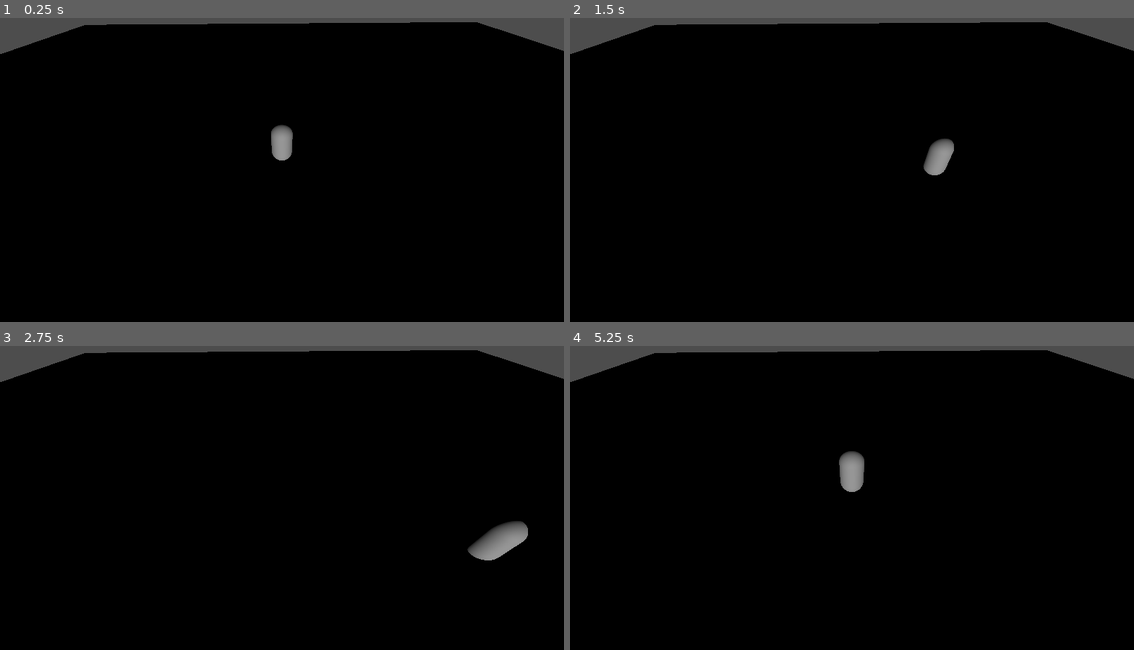
Above: before the commit, frames 1-4 (two rows, left to right).
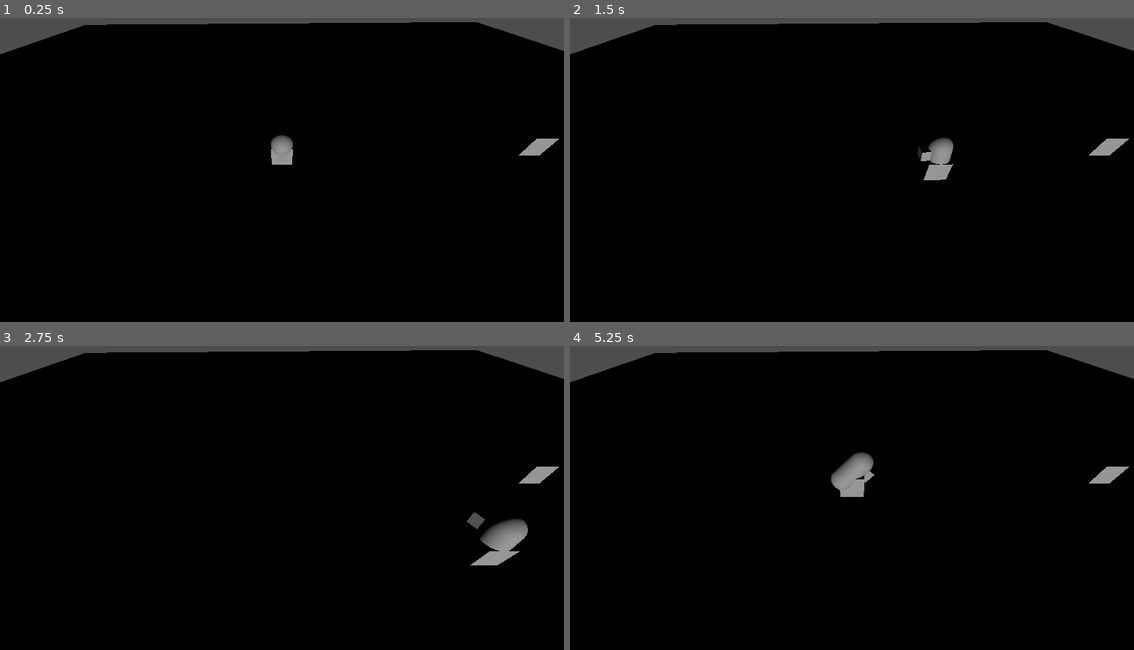
Above: after the commit, the same moments.

Repository: Boyquotes/Mech-Farmer
Game: Godot game, scene res://levels/debug.tscn
The game is run twice, just before and just after one commit, with the same random seed, the same clock (stepped at 60 frames per second) and the same inputs.
Inputs (mouse positions are in pixels of both pictures, inside the frame that each line leads up to):
- Up to frame 1 (0.25 s): no input
- Up to frame 2 (1.5 s): tap Enter (ui_accept) at 0.5, 0.77 s; move the mouse to (976, 148) at 0.52 s; hold Right (ui_right) 0.53-1.28 s; move the mouse to (739, 179) at 1.27 s; hold Down (ui_down) from 1.28 s (still down)
- Up to frame 3 (2.75 s): tap Enter (ui_accept) at 1.52 s; move the mouse to (338, 422) at 2.02 s; release Down (ui_down) at 2.03 s; hold Right (ui_right) from 2.03 s (still down)
- Up to frame 4 (5.25 s): move the mouse to (823, 555) at 2.77 s; release Right (ui_right) at 2.78 s; hold Up (ui_up) 2.78-3.53 s; tap Enter (ui_accept) at 3.02, 3.77, 4.52 s; move the mouse to (1021, 540) at 3.52 s; hold Left (ui_left) 3.53-5.03 s; move the mouse to (682, 443) at 4.27 s; move the mouse to (880, 491) at 5.02 s; hold Down (ui_down) from 5.03 s (still down)

The runs differ from the first frame. In frame 1, 0.5% of the frame differs, in the area x 47-100%, y 35-49%; in frame 2, 0.5%; in frame 3, 0.7%; in frame 4, 0.7%, in the area x 46-100%, y 34-50%.

Commit message:
mouse look enabled

Diff:
--- a/levels/debug.tscn
+++ b/levels/debug.tscn
@@ -12,12 +12,16 @@
 material = SubResource("StandardMaterial3D_0f2dy")
 size = Vector3(60, 2, 60)
 
-[sub_resource type="CapsuleShape3D" id="CapsuleShape3D_5ngwt"]
-
 [sub_resource type="CapsuleMesh" id="CapsuleMesh_uowiw"]
 
 [sub_resource type="BoxMesh" id="BoxMesh_gtv21"]
 size = Vector3(0.5, 0.5, 0.5)
+
+[sub_resource type="BoxShape3D" id="BoxShape3D_2rab0"]
+
+[sub_resource type="BoxMesh" id="BoxMesh_7kcu7"]
+
+[sub_resource type="BoxMesh" id="BoxMesh_wgnmo"]
 
 [node name="Main" type="Node"]
 
@@ -33,18 +37,31 @@
 transform = Transform3D(1, 0, 0, 0, 1, 0, 0, 0, 1, 0, 2.07451, 0)
 script = ExtResource("1_ata1u")
 
+[node name="Torso" type="Node3D" parent="Player"]
+
+[node name="MeshInstance3D" type="MeshInstance3D" parent="Player/Torso"]
+mesh = SubResource("CapsuleMesh_uowiw")
+skeleton = NodePath("../..")
+
+[node name="MeshInstance3D2" type="MeshInstance3D" parent="Player/Torso"]
+transform = Transform3D(1, 0, 0, 0, 1, 0, 0, 0, 1, 0, 0.274196, -0.569321)
+mesh = SubResource("BoxMesh_gtv21")
+skeleton = NodePath("../..")
+
 [node name="CollisionShape3D" type="CollisionShape3D" parent="Player"]
-shape = SubResource("CapsuleShape3D_5ngwt")
+transform = Transform3D(1, 0, 0, 0, 1, 0, 0, 0, 1, 0, -0.547985, 0)
+shape = SubResource("BoxShape3D_2rab0")
 
 [node name="MeshInstance3D" type="MeshInstance3D" parent="Player"]
-mesh = SubResource("CapsuleMesh_uowiw")
-
-[node name="MeshInstance3D2" type="MeshInstance3D" parent="Player"]
-transform = Transform3D(1, 0, 0, 0, 1, 0, 0, 0, 1, 0, 0.274196, -0.569321)
-mesh = SubResource("BoxMesh_gtv21")
+transform = Transform3D(1, 0, 0, 0, 1, 0, 0, 0, 1, 0, -0.547985, 0)
+mesh = SubResource("BoxMesh_7kcu7")
 
 [node name="Camera3D" type="Camera3D" parent="."]
 transform = Transform3D(0.999976, 0.00698126, 0, -0.0049365, 0.70709, 0.707107, 0.0049365, -0.70709, 0.707107, 0, 8.1814, 7.59706)
 current = true
 
 [node name="DirectionalLight3D" type="DirectionalLight3D" parent="."]
+
+[node name="MeshInstance3D" type="MeshInstance3D" parent="."]
+transform = Transform3D(1, 0, 0, 0, 1, 0, 0, 0, 1, 11.6363, 2.01678, 0)
+mesh = SubResource("BoxMesh_wgnmo")
--- a/project.godot
+++ b/project.godot
@@ -14,3 +14,36 @@
 run/main_scene="res://levels/debug.tscn"
 config/features=PackedStringArray("4.0", "Forward Plus")
 config/icon="res://icon.svg"
+
+[input]
+
+move_forward={
+"deadzone": 0.5,
+"events": [Object(InputEventKey,"resource_local_to_scene":false,"resource_name":"","device":0,"window_id":0,"alt_pressed":false,"shift_pressed":false,"ctrl_pressed":false,"meta_pressed":false,"pressed":false,"keycode":0,"physical_keycode":87,"key_label":0,"unicode":0,"echo":false,"script":null)
+]
+}
+move_backward={
+"deadzone": 0.5,
+"events": [Object(InputEventKey,"resource_local_to_scene":false,"resource_name":"","device":-1,"window_id":0,"alt_pressed":false,"shift_pressed":false,"ctrl_pressed":false,"meta_pressed":false,"pressed":false,"keycode":0,"physical_keycode":68,"key_label":0,"unicode":100,"echo":false,"script":null)
+]
+}
+move_left={
+"deadzone": 0.5,
+"events": [Object(InputEventKey,"resource_local_to_scene":false,"resource_name":"","device":-1,"window_id":0,"alt_pressed":false,"shift_pressed":false,"ctrl_pressed":false,"meta_pressed":false,"pressed":false,"keycode":0,"physical_keycode":65,"key_label":0,"unicode":97,"echo":false,"script":null)
+]
+}
+move_right={
+"deadzone": 0.5,
+"events": [Object(InputEventKey,"resource_local_to_scene":false,"resource_name":"","device":-1,"window_id":0,"alt_pressed":false,"shift_pressed":false,"ctrl_pressed":false,"meta_pressed":false,"pressed":false,"keycode":0,"physical_keycode":68,"key_label":0,"unicode":100,"echo":false,"script":null)
+]
+}
+fire_primary={
+"deadzone": 0.5,
+"events": [Object(InputEventMouseButton,"resource_local_to_scene":false,"resource_name":"","device":-1,"window_id":0,"alt_pressed":false,"shift_pressed":false,"ctrl_pressed":false,"meta_pressed":false,"button_mask":1,"position":Vector2(122, 17),"global_position":Vector2(126, 60),"factor":1.0,"button_index":1,"pressed":true,"double_click":false,"script":null)
+]
+}
+fire_secondary={
+"deadzone": 0.5,
+"events": [Object(InputEventMouseButton,"resource_local_to_scene":false,"resource_name":"","device":-1,"window_id":0,"alt_pressed":false,"shift_pressed":false,"ctrl_pressed":false,"meta_pressed":false,"button_mask":2,"position":Vector2(107, 8),"global_position":Vector2(111, 51),"factor":1.0,"button_index":2,"pressed":true,"double_click":false,"script":null)
+]
+}
--- a/scripts/Player.gd
+++ b/scripts/Player.gd
@@ -7,9 +7,13 @@
 # Get the gravity from the project settings to be synced with RigidBody nodes.
 var gravity = ProjectSettings.get_setting("physics/3d/default_gravity")
 
+@onready var torso = get_node("Torso")
 
 func _physics_process(delta):
 	# Add the gravity.
+
+	torso.look_at(screen_point_to_ray())
+
 	if not is_on_floor():
 		velocity.y -= gravity * delta
 
@@ -29,3 +33,15 @@
 		velocity.z = move_toward(velocity.z, 0, SPEED)
 
 	move_and_slide()
+
+func screen_point_to_ray():
+	var spaceState = get_world_3d().direct_space_state
+	var mousePos = get_viewport().get_mouse_position()
+	var camera = get_tree().root.get_camera_3d()
+	var rayOrigin = camera.project_ray_origin(mousePos)
+	var rayEnd = rayOrigin + camera.project_ray_normal(mousePos) * 2000
+	var rayProperties = PhysicsRayQueryParameters3D.create(rayOrigin, rayEnd)
+	var rayArray = spaceState.intersect_ray(rayProperties)
+	if rayArray.has("position"):
+		return rayArray["position"]
+	return Vector3()
Not shown: 1 places in levels/debug.tscn that only renumber resources
